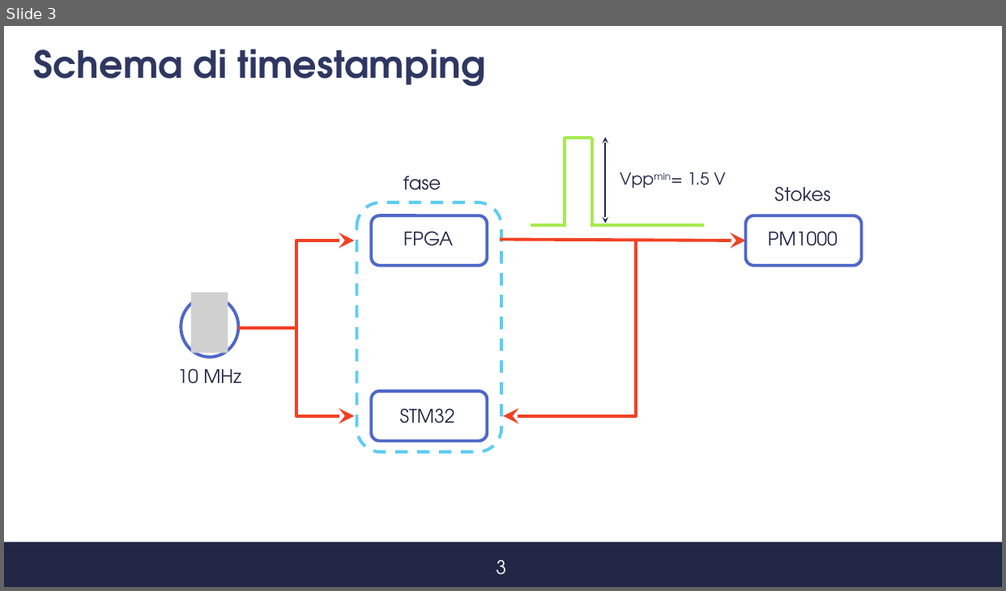
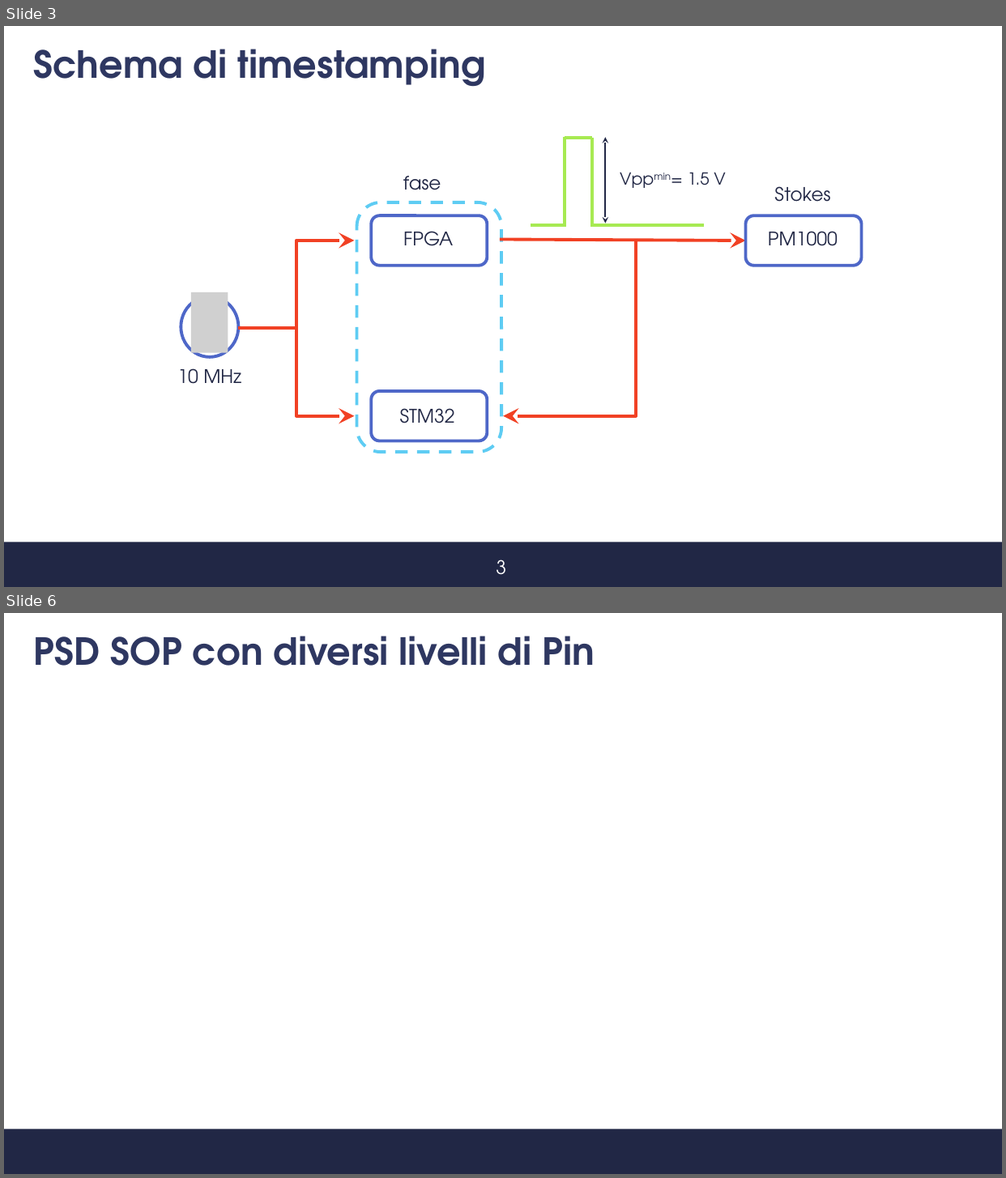
Before and after one commit to s347960/Presentazione, a slide deck: Presentazione_07_09.pptx. Shown one above the other, each under a label of ours: slide 3 before the commit, slides 3 and 6 after it; the slides between them are not shown. The pictures are 1006x591 and 1006x1178 pixels, drawn with LibreOffice and Linux fonts; fonts in the diff are those of the drawing; grey boxes stand for pictures; background and template pictures are left out. Boxes give left, top, right and bottom in pixels: in the first picture for what was removed or moved away, otherwise in the second. Text is boxed around its words. In the diff, an @@ line names an element or a change of style, - is before the commit and + after.

```diff
--- a/Presentazione_07_09.pptx
+++ b/Presentazione_07_09.pptx
@@ slide 6 added at <box>4,613,1002,1174</box>, background #FFFFFF; not listed: 1 template element that a slide beside it also shows @@
@@ title added at <box>33,636,594,666</box>, 36 pt, text #2E3761, bold @@
+PSD SOP con diversi livelli di Pin
```
Also in this commit, not shown: 7 other slides added, 4 slides removed.
